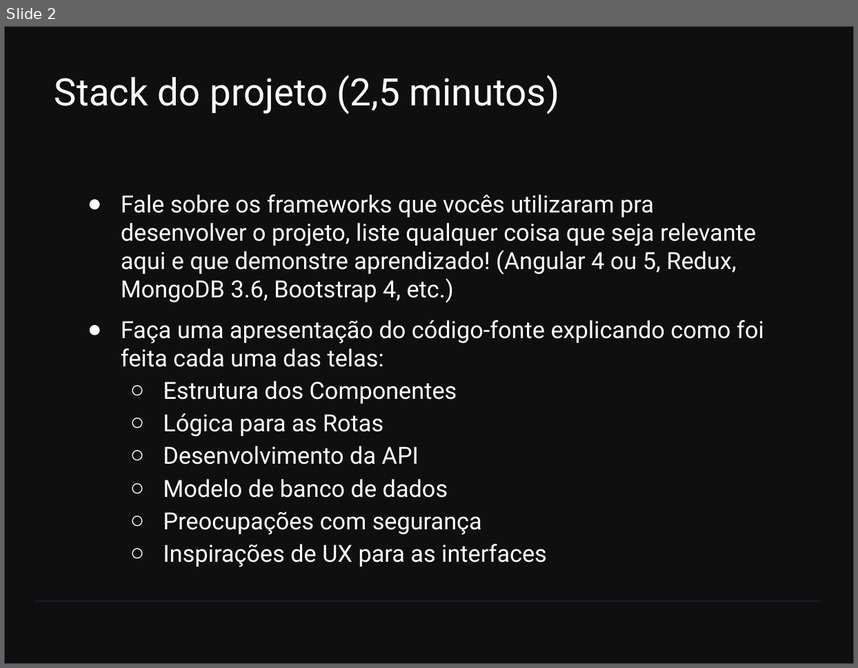
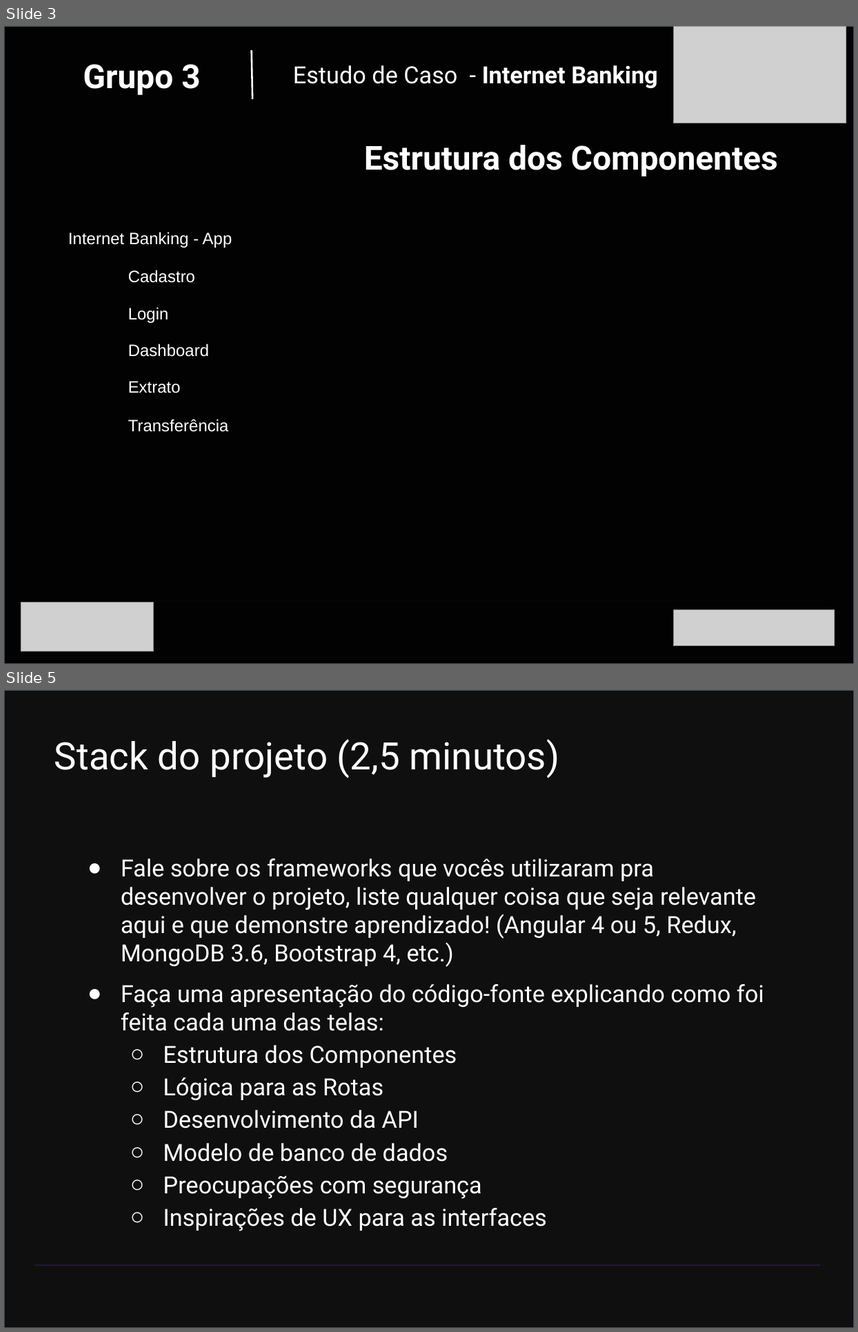
Before and after one commit to felipenasr/internet-banking-client, a slide deck: _assets/Estudo de Caso - Modelo Apresentação Pitch.pptx. Shown one above the other, each under a label of ours: slide 2 before the commit, slides 3 and 5 after it; the slides between them are not shown. The pictures are 858x668 and 858x1332 pixels, drawn with LibreOffice and Linux fonts; fonts in the diff are those of the drawing; grey boxes stand for pictures; background and template pictures are left out; a plain dark background stands for a picture behind light text. Boxes give left, top, right and bottom in pixels: in the first picture for what was removed or moved away, otherwise in the second. Text is boxed around its words. In the diff, an @@ line names an element or a change of style, - is before the commit and + after.

Commit message:
Atualização da Apresentação e Ajuste de Layout do component Transfer
Ajuste do layout dos slides para apresentação
Ajuste de itens do component Transfer (adição de botão avançar, adição de hr entre inputs e ajustes de inputs e label)

```diff
--- a/_assets/Estudo de Caso - Modelo Apresentação Pitch.pptx
+++ b/_assets/Estudo de Caso - Modelo Apresentação Pitch.pptx
@@ slide 3 added at <box>4,26,854,664</box>, background picture (left out); not listed: 2 template elements that a slide beside it also shows @@
@@ rectangle added at <box>4,26,854,664</box>, fill #000000 at 85% opacity, outline #44546A 0.75 pt @@
@@ picture added at <box>674,26,846,123</box> @@
@@ text added at <box>83,64,200,95</box>, 28 pt, text #FFFFFF, bold @@
+  Grupo 3
@@ line added from (252, 51) to (252, 99), #FFFFFF 1.5 pt @@
@@ text added at <box>293,65,658,88</box>, 20 pt, text #FFFFFF, bold @@
+  Estudo de Caso - Internet Banking
@@ text added at <box>364,145,778,176</box>, 28 pt, text #FFFFFF, bold @@
+  Estrutura dos Componentes
@@ text added at <box>68,232,232,247</box>, 14 pt, text #FFFFFF @@
+Internet Banking - App
@@ text added at <box>128,270,195,283</box>, 14 pt, text #FFFFFF @@
+Cadastro
@@ text added at <box>128,307,169,323</box>, 14 pt, text #FFFFFF @@
+Login
@@ text added at <box>128,343,209,357</box>, 14 pt, text #FFFFFF @@
+Dashboard
@@ text added at <box>128,381,181,393</box>, 14 pt, text #FFFFFF @@
+Extrato
@@ text added at <box>128,419,229,432</box>, 14 pt, text #FFFFFF @@
+Transferência
@@ picture added at <box>21,602,154,651</box> @@
@@ picture added at <box>674,610,835,646</box> @@
@@ what was slide 2 is now slide 5 @@
```
Also in this commit, not shown: 1 slide changed, 2 other slides added, 1 other file.
